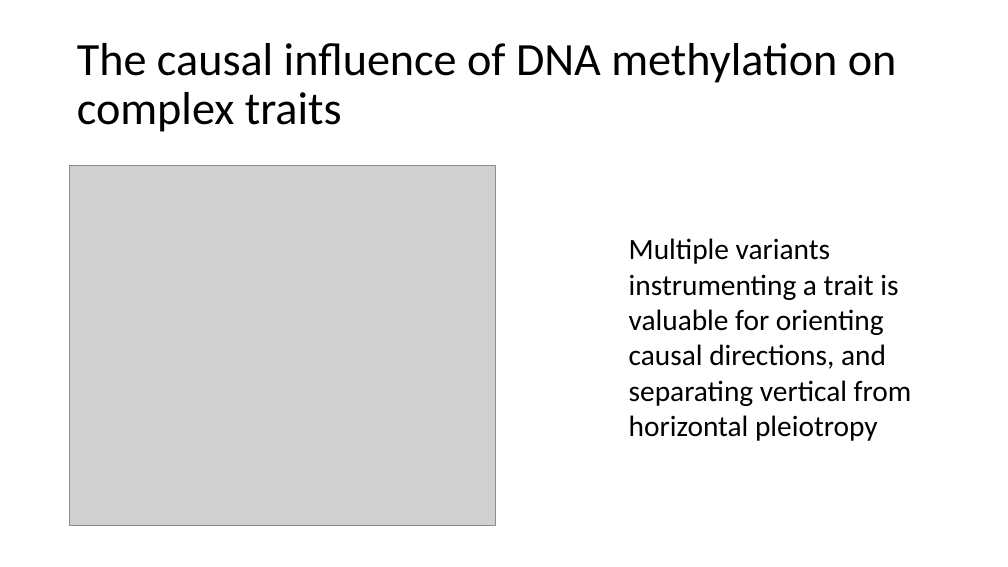
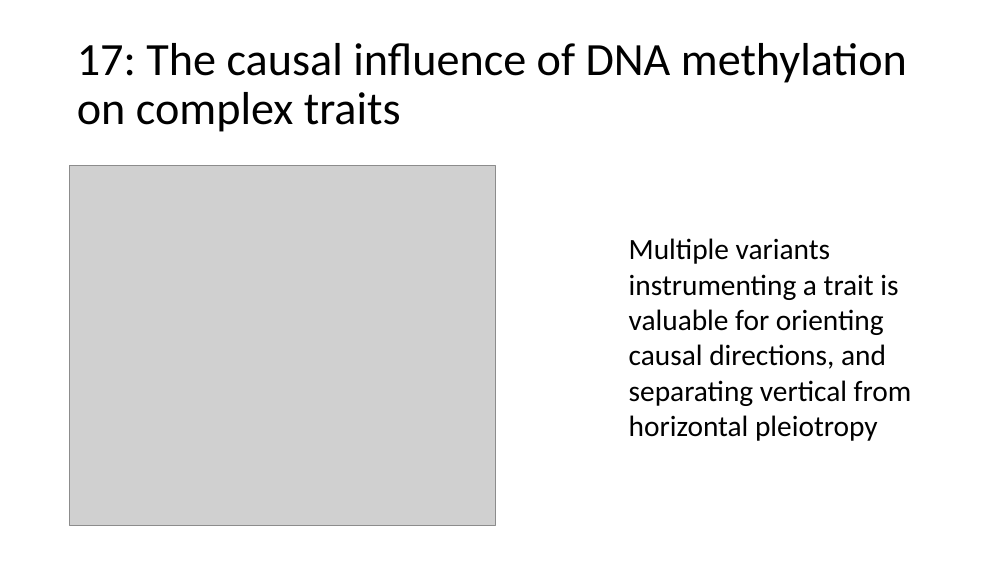
Before and after one commit to MRCIEU/godmc_phase2_analysis, a slide deck: slide 19 of docs/presentations/20170505_analyst_call.pptx (slide 3 before the commit). Drawn at 1008x567 pixels with LibreOffice and Linux fonts; fonts in the diff are those of the drawing; grey boxes stand for pictures. Boxes give left, top, right and bottom in pixels: in the first picture for what was removed or moved away, otherwise in the second. Text is boxed around its words. In the diff, an @@ line names an element or a change of style, - is before the commit and + after.

```diff
--- a/docs/presentations/20170505_analyst_call.pptx
+++ b/docs/presentations/20170505_analyst_call.pptx
@@ title at [77, 43, 907, 132]: text changed @@
-The causal influence of DNA methylation on complex traits
+17: The causal influence of DNA methylation on complex traits
```
Also in this commit, not shown: 1 other slide changed, 4 slides added, 1 slide removed, 2 other files.
